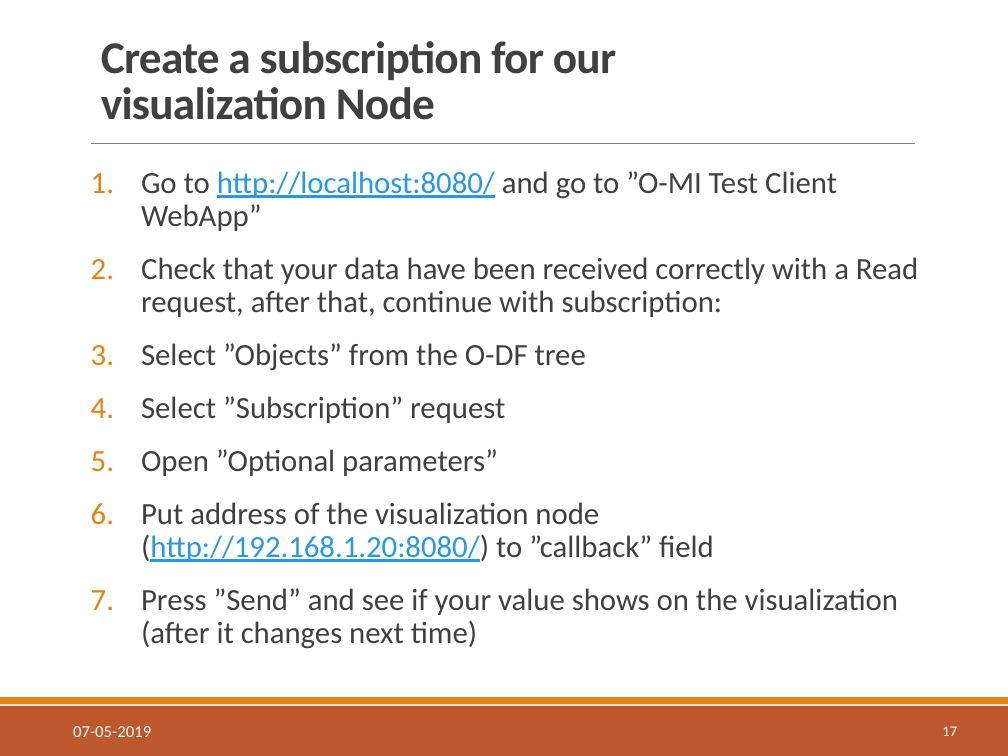
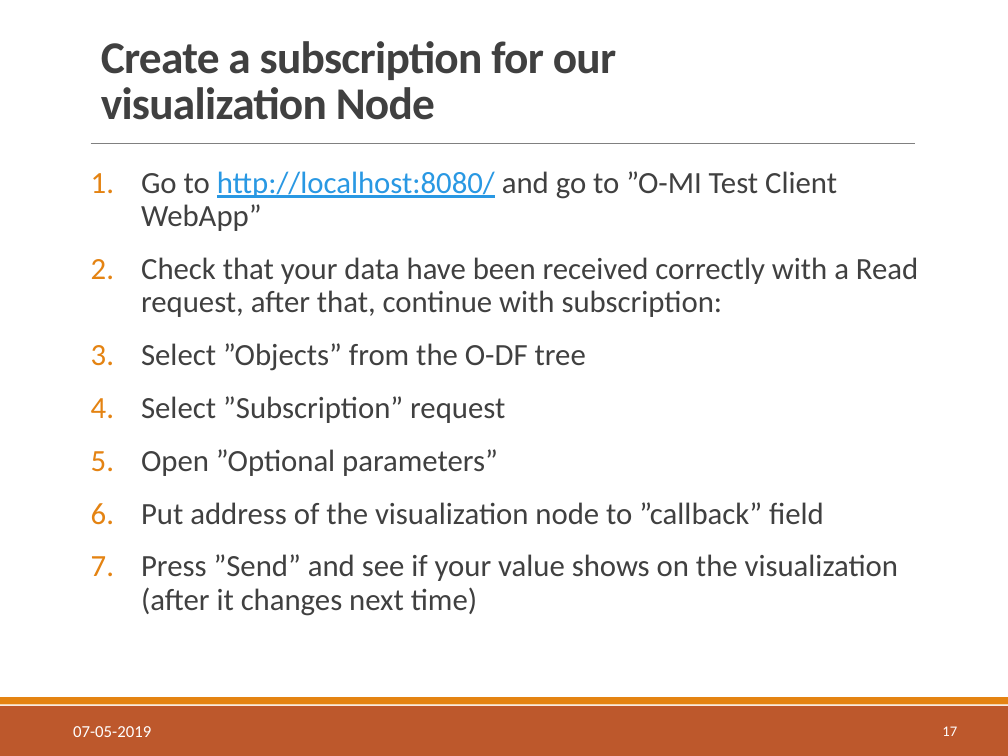
Before and after one commit to AaltoAsia/SoS-Scripts, a slide deck: slide 17 of sos-tutorial.pptx. Drawn at 1008x756 pixels with LibreOffice and Linux fonts; fonts in the diff are those of the drawing; background and template pictures are left out. Boxes give left, top, right and bottom in pixels: in the first picture for what was removed or moved away, otherwise in the second. Text is boxed around its words. In the diff, an @@ line names an element or a change of style, - is before the commit and + after.

```diff
--- a/sos-tutorial.pptx
+++ b/sos-tutorial.pptx
@@ text at box(141, 502, 824, 525): text changed @@
-6. Put address of the visualization node (http://192.168.1.20:8080/) to ”callback” field
+6. Put address of the visualization node to ”callback” field
```
Also in this commit, not shown: 4 other slides changed, 1 other file.
